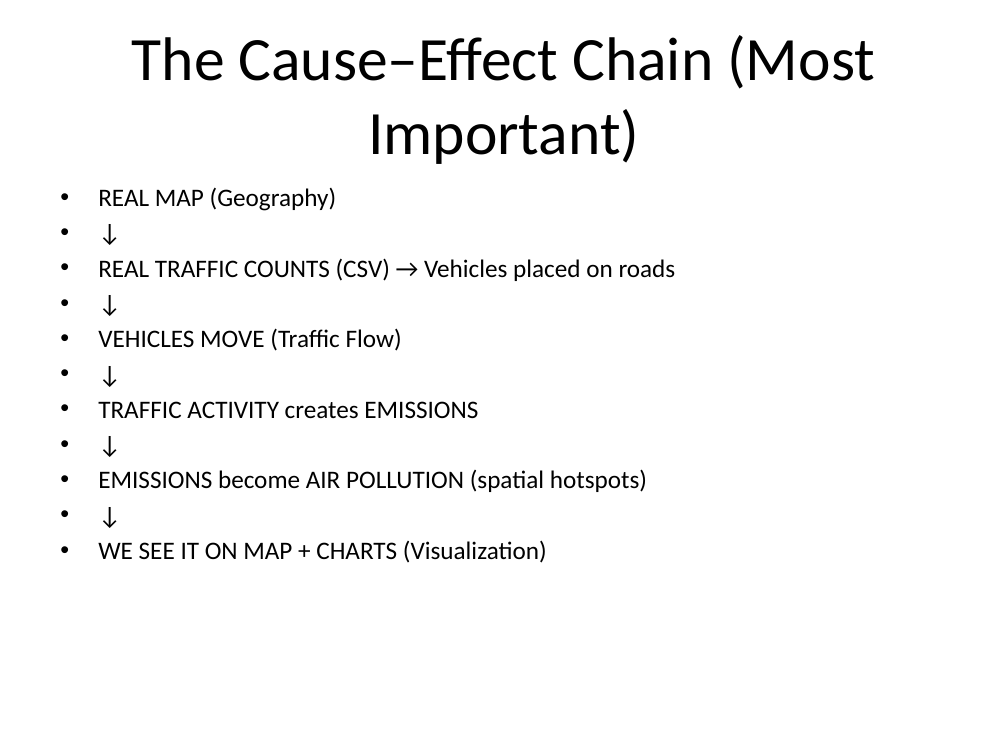
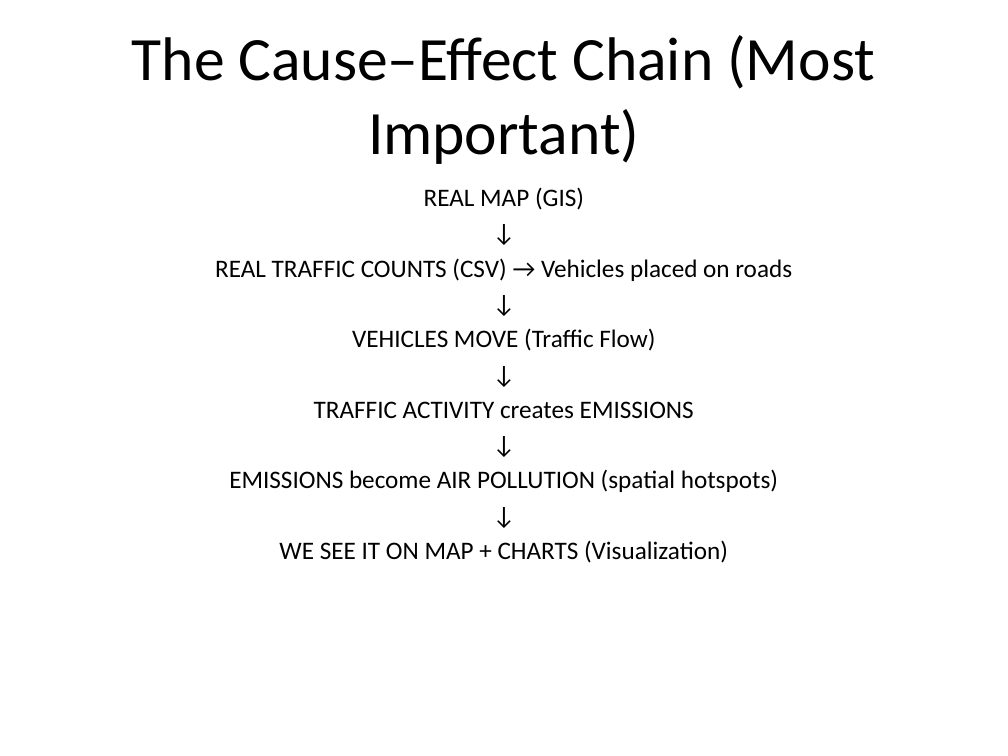
Before and after one commit to hqnghi88/PenangAir, a slide deck: slide 6 of PenangAir_Tutorial_NonProgrammer_Fixed.pptx (slide 28 before the commit). Drawn at 1008x756 pixels with LibreOffice and Linux fonts; fonts in the diff are those of the drawing. Boxes give left, top, right and bottom in pixels: in the first picture for what was removed or moved away, otherwise in the second. Text is boxed around its words. In the diff, an @@ line names an element or a change of style, - is before the commit and + after.

Commit message:
Refactor traffic and pollution models; update emission scaling and fleet size for improved simulation accuracy

```diff
--- a/PenangAir_Tutorial_NonProgrammer_Fixed.pptx
+++ b/PenangAir_Tutorial_NonProgrammer_Fixed.pptx
@@ text at box(424, 187, 584, 210): text changed @@
-• REAL MAP (Geography)
+REAL MAP (GIS)
@@ text at box(215, 258, 792, 563): alignment left to centre; bullet • to none @@
```
Also in this commit, not shown: 21 other slides changed, 1 slide added, 3 slides removed, 4 other files.
